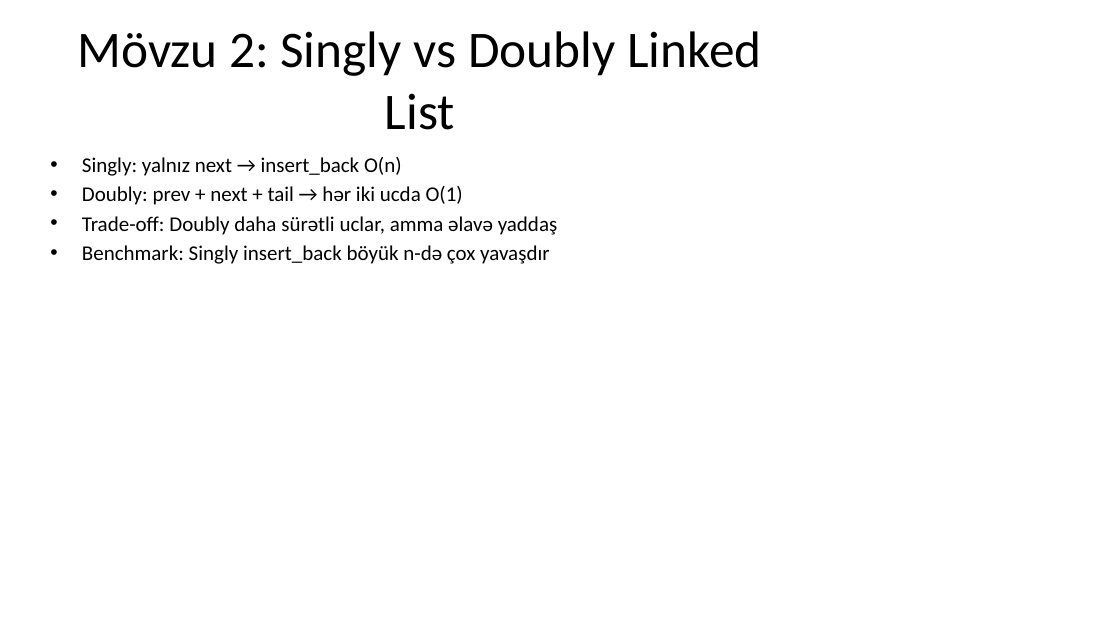
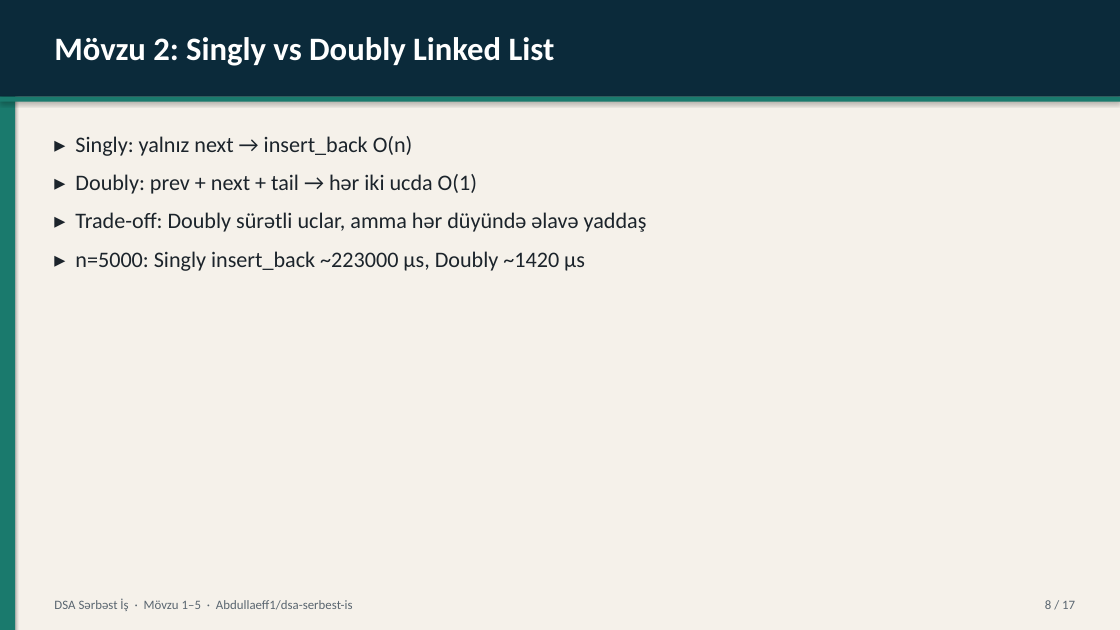
Before and after one commit to Abdullaeff1/dsa-serbest-is, a slide deck: slide 8 of docs/teqdimat.pptx (slide 5 before the commit). Drawn at 1120x630 pixels with LibreOffice and Linux fonts; fonts in the diff are those of the drawing. Boxes give left, top, right and bottom in pixels: in the first picture for what was removed or moved away, otherwise in the second. Text is boxed around its words. In the diff, an @@ line names an element or a change of style, - is before the commit and + after.

Commit message:
Improve presentation design and add why-structure plus benchmark tables

```diff
--- a/docs/teqdimat.pptx
+++ b/docs/teqdimat.pptx
@@ rectangle added at (0,0,1120,630), fill #F5F1EA @@
@@ rectangle added at (0,0,15,630), fill #1A7A6D @@
@@ rectangle added at (0,0,1120,97), fill #0B2A3A @@
@@ text "Mövzu 2: Singly vs Doubly ..." at (54,37,555,66): size 44 to 28 pt, text colour #000000 to #FFFFFF, bold on; alignment centre to left; vertical alignment middle to top @@
@@ rectangle added at (0,97,1120,102), fill #1A7A6D @@
@@ text at (75,136,647,271): text changed; size 18 to 19 pt; text colour #000000 to #1C242B @@
-• Singly: yalnız next → insert_back O(n)
-• Doubly: prev + next + tail → hər iki ucda O(1)
-• Trade-off: Doubly daha sürətli uclar, amma əlavə yaddaş
-• Benchmark: Singly insert_back böyük n-də çox yavaşdır
+▸ Singly: yalnız next → insert_back O(n)
+▸ Doubly: prev + next + tail → hər iki ucda O(1)
+▸ Trade-off: Doubly sürətli uclar, amma hər düyündə əlavə yaddaş
+▸ n=5000: Singly insert_back ~223000 µs, Doubly ~1420 µs
@@ text added at (54,598,353,611), 11 pt, text #5A6670 @@
+DSA Sərbəst İş · Mövzu 1–5 · Abdullaeff1/dsa-serbest-is
@@ text added at (1045,600,1075,609), 11 pt, text #5A6670 @@
+8 / 17
```
Also in this commit, not shown: 7 other slides changed, 9 slides added, 6 slides removed, 3 other files.
